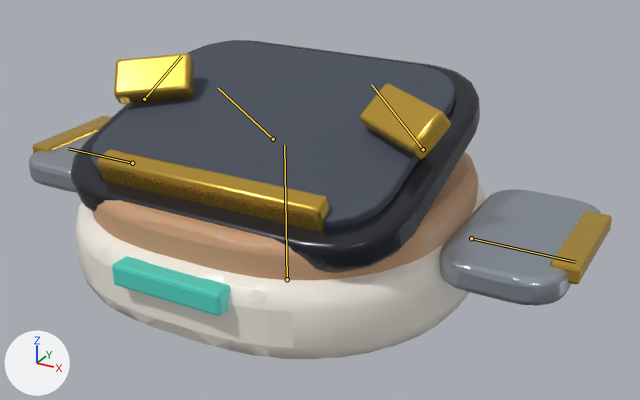
The Blender file ArtSource/Blender/Spatial/DocumentCourier.blend as it was, and as the next commit left it.
Camera for both pictures: a 50 mm camera at (0.0995, -0.1641, 0.1053) aimed at (0.0085, 0.0013, 0.0226). Lighting does not change. The marker at lower left points along +X, +Y and +Z. The first picture is the older version. Both versions are drawn at frame 1 of the action 'Courier_Docked_Idle'; the numbers are the values there. The bones that bend it are drawn over the model as lines.

Names of what the first picture shows: 'Courier_FrontLight', 'DocumentCourier_Mesh'.
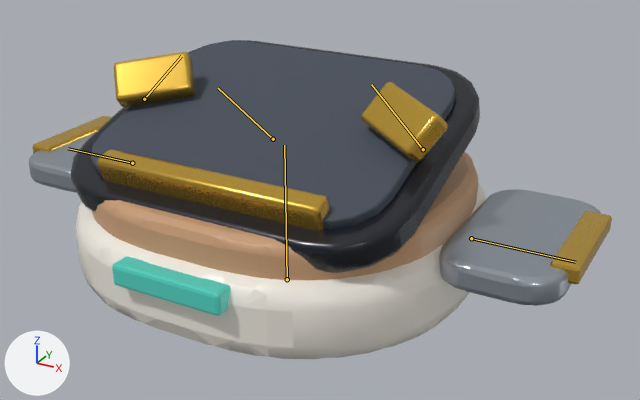
What the commit changed:
Bone 'Bone_Clamp_L' (bone_bone_clamp_l) turns from (0, 38, 0) to (0, 46, 0) degrees about its own x, y and z.
Bone 'Bone_Clamp_R' (bone_bone_clamp_r) turns from (0, -38, 0) to (0, -46, 0) degrees about its own x, y and z.

What differs and where, as boxes [x1, y1, x2, y2] in the pictures (640 x 400 px):
'DocumentCourier_Mesh', posed: [29, 40, 612, 359] in both
